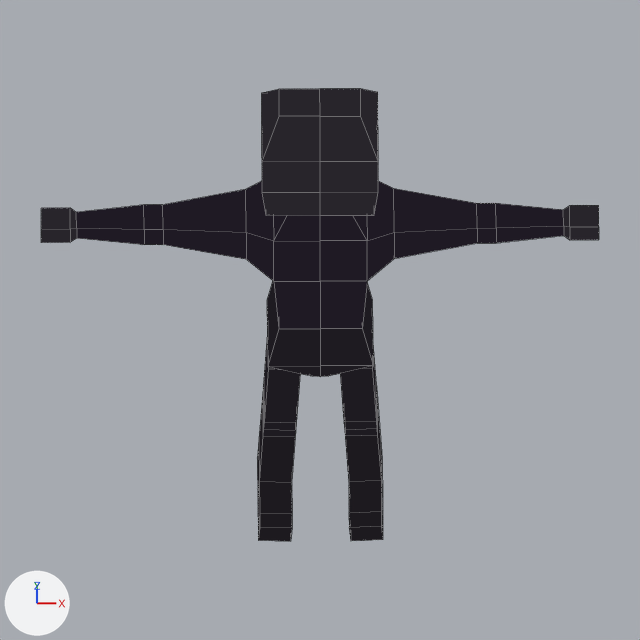
Two versions of the Blender file bleed-client/blender/Human.blend, one commit apart.
Camera for both pictures: the file's camera 'Camera'. Every picture has the same lights, and +X, +Y and +Z are marked at lower left. Mesh edges are drawn as thin lines.

Objects in the first picture: 'Character'.
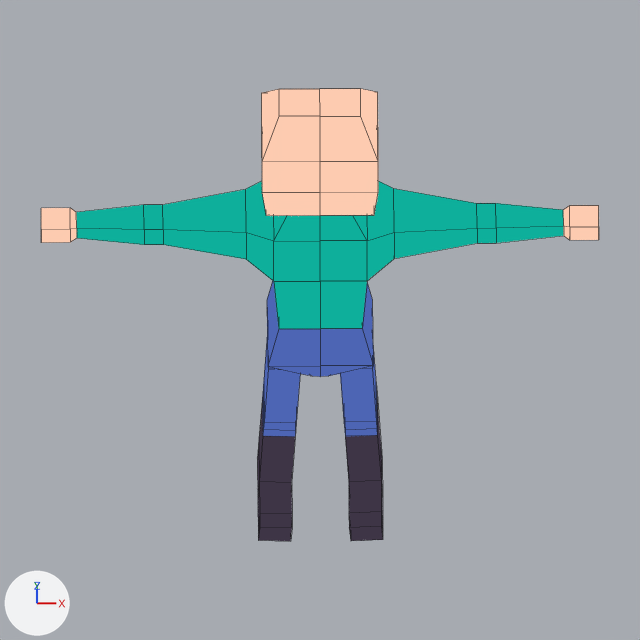
The edits, one by one:
Picture 'shade1.png' (img_shade1_png) is new.
Material 'Material.001' (mat_material_001) changes its picture from img_shade4_png to img_shade1_png.

Where the change shows, as pixel boxes [x1, y1, x2, y2] in the pictures (640 x 640 px):
'Character', surface changed
    both: [41, 89, 599, 541]
